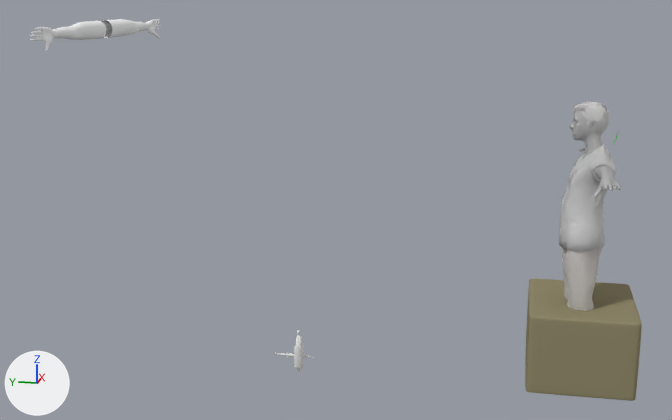
Renders of the Blender file blend/characters/insulinInjectionSequence.blend from each side of a commit.
The view is the same before and after, from a 50 mm lens placed at (-5.86, -1.43, 2.52), pointed at (0.03, -0.26, 1.04). Lighting does not change. The marker at lower left points along +X, +Y and +Z.

Objects in the first picture: 'Cube', 'FPArms_Female', 'Patient', 'syringePlunger'.
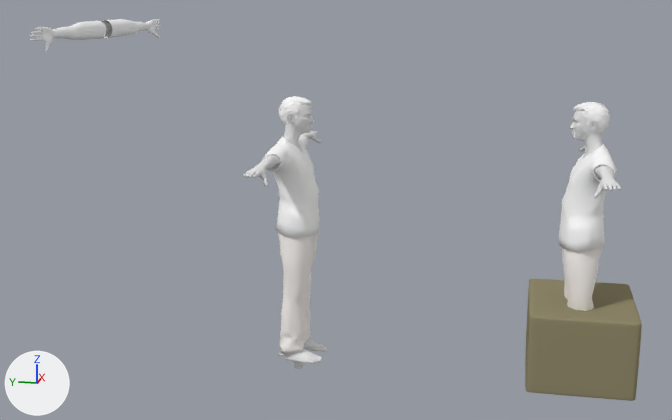
Changed parts and their boxes [x1, y1, x2, y2] in the pictures (672 x 420 px):
'Patient', reshaped, moved, turned: before [559, 102, 621, 311]; after [243, 96, 327, 364]
'syringePlunger', moved: before [275, 352, 287, 356]; after [278, 352, 284, 356]
'Patient_proxy', unchanged, uncovered by the edit: after [559, 102, 621, 311]

Patch to the scene script:
```diff
--- a/blend/characters/insulinInjectionSequence.blend.py
+++ b/blend/characters/insulinInjectionSequence.blend.py
@@ ob_patient @@
-ob_patient = bpy.data.objects.new('Patient', me_patient_001)
-ob_patient.location = (-0.003, -1.843, 0.01)
-ob_patient.rotation_euler = (1.571, 0.0, -3.142)  # degrees (90, 0, -180)
+ob_patient = bpy.data.objects.new('Patient', me_patient)
+ob_patient.location = (0.0, 0.0, 0.0)
+ob_patient.rotation_euler = (1.571, 0.0, 0.0)  # degrees (90, 0, 0)
@@ ob_syringeplunger @@
 ob_syringeplunger = bpy.data.objects.new('syringePlunger', me_syringeplunger)
-ob_syringeplunger.location = (0.0, 0.051, 0.0)
+ob_syringeplunger.location = (0.0, 0.032, 0.0)
```
